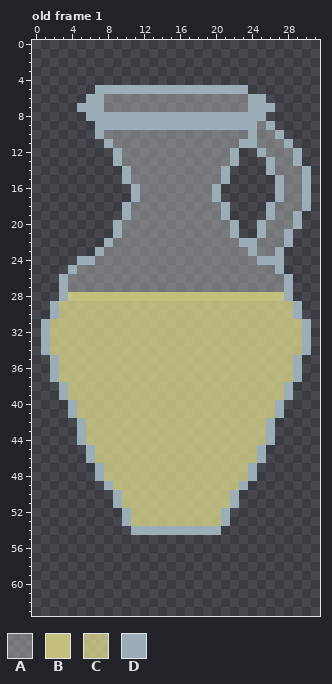
Two states of a pixel-art file, Assets/Objects/PlayerItems/Juice.aseprite. Above: the version before the commit.
32x64 pixels, 1 frame. Shown: old frame 1. The commit also changed other frames, which this record leaves out.
Palette (. is transparent): A #ababab84  B #c3bf7d  C #d7d38acb  D #9badb7
The same view after the edit:
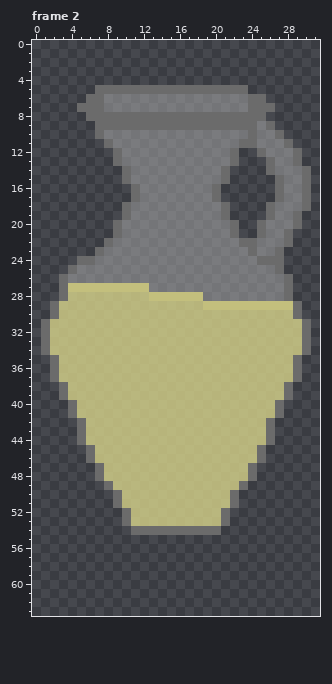
A new or re-ordered frame is compared with the old frame closest to it.
Change:
frames 1 -> 5
Colour D changes from #9badb7 to #6b6b6b.
Frame 2 is new; against old frame 1:
Colour A replaces colour B in row 28 at x 19 to 27.
Colour B replaces colour A in row 27 at x 4 to 12.
Colour B replaces colour C in row 29 at x 19 to 28.
Colour C replaces colour B in row 28 at x 4 to 12.
Pixel boxes of the changes (left, top, right, bottom) in both pictures:
changed: (41, 85, 311, 535)
